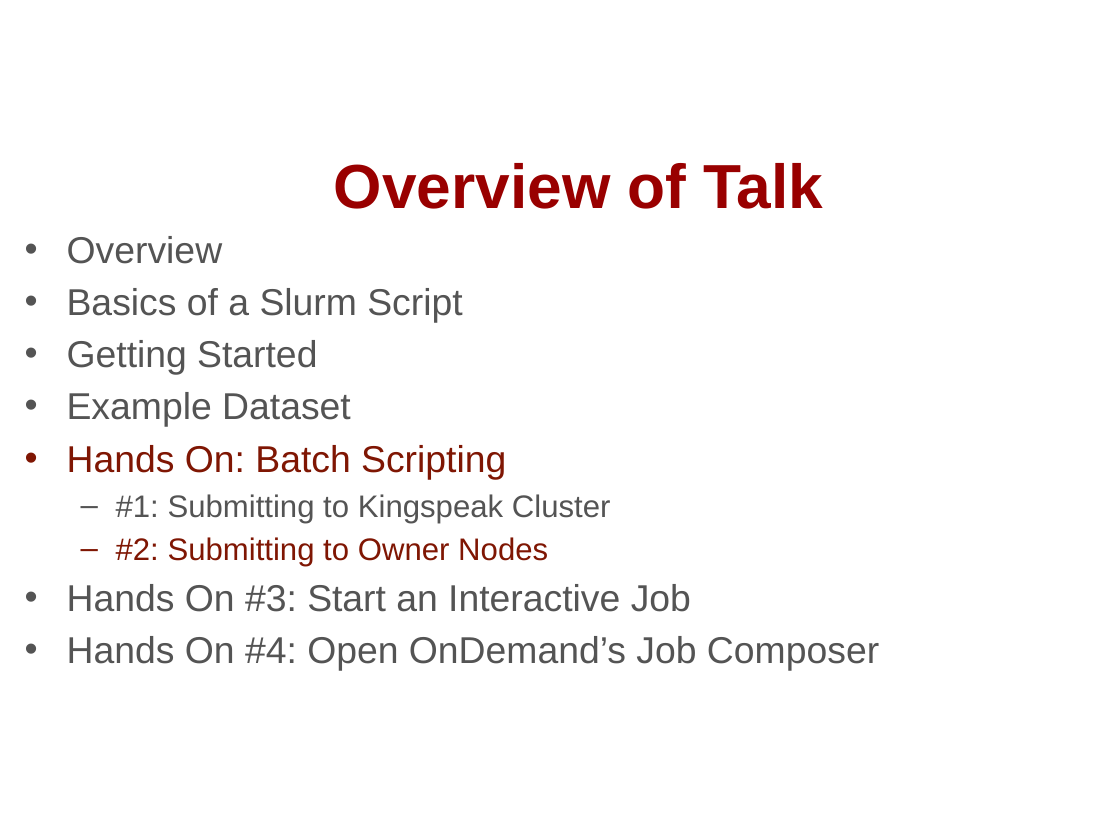
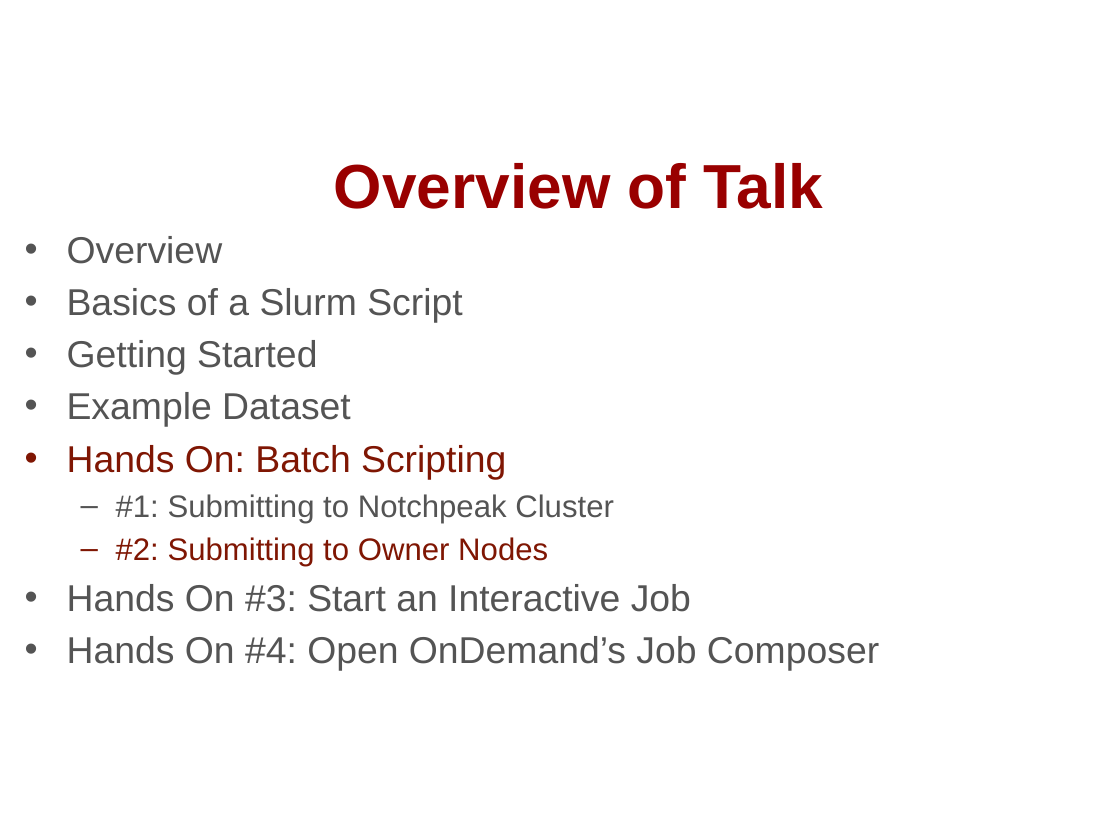
Before and after one commit to chpc-uofu/slurm-lectures, a slide deck: slide 40 of running-jobs-at-chpc.pptx. Drawn at 1120x840 pixels with LibreOffice and Linux fonts; fonts in the diff are those of the drawing; background and template pictures are left out. Boxes give left, top, right and bottom in pixels: in the first picture for what was removed or moved away, otherwise in the second. Text is boxed around its words. In the diff, an @@ line names an element or a change of style, - is before the commit and + after.

Commit message:
changed hands-on 1 cluster to notchpeak

```diff
--- a/running-jobs-at-chpc.pptx
+++ b/running-jobs-at-chpc.pptx
@@ text at box(116, 494, 614, 523): text changed @@
-  – #1: Submitting to Kingspeak Cluster
+  – #1: Submitting to Notchpeak Cluster
```
Also in this commit, not shown: 13 other slides changed.
